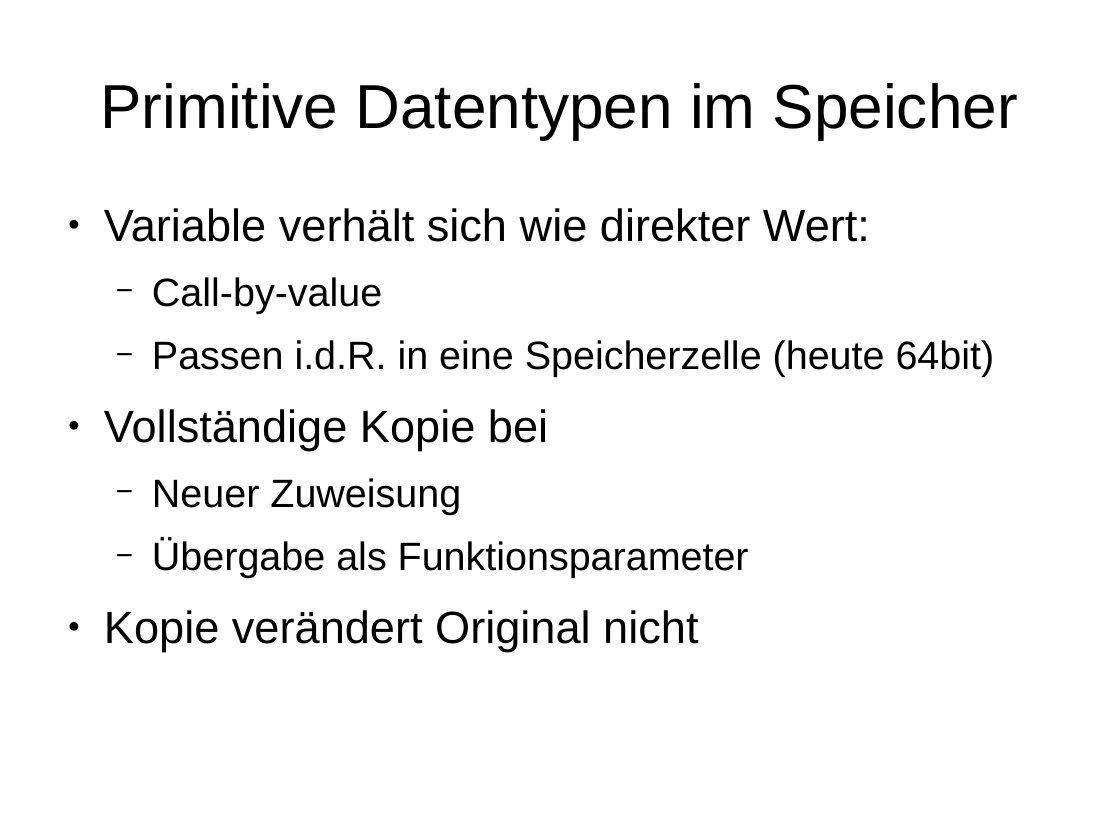
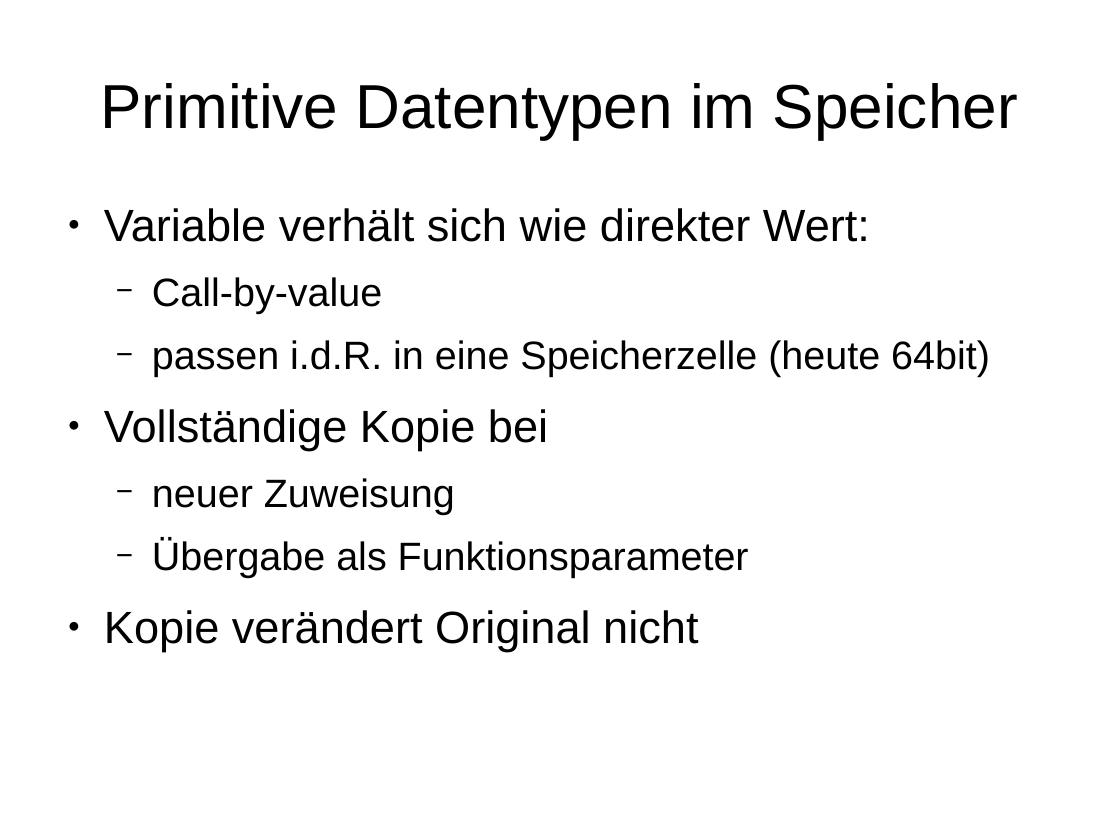
Before and after one commit to mn-io/hello-java, a slide deck: slide 67 of Folien.odp (slide 69 before the commit). Drawn at 1120x840 pixels with LibreOffice and Linux fonts; fonts in the diff are those of the drawing. Boxes give left, top, right and bottom in pixels: in the first picture for what was removed or moved away, otherwise in the second. Text is boxed around its words. In the diff, an @@ line names an element or a change of style, - is before the commit and + after.

```diff
--- a/Folien.odp
+++ b/Folien.odp
@@ text at bbox=[152, 340, 990, 377]: text changed @@
-  − Passen i.d.R. in eine Speicherzelle (heute 64bit)
+  − passen i.d.R. in eine Speicherzelle (heute 64bit)
@@ text at bbox=[152, 478, 455, 515]: text changed @@
-  − Neuer Zuweisung
+  − neuer Zuweisung
```
Also in this commit, not shown: 12 other slides changed, 3 slides removed, 5 other files.
